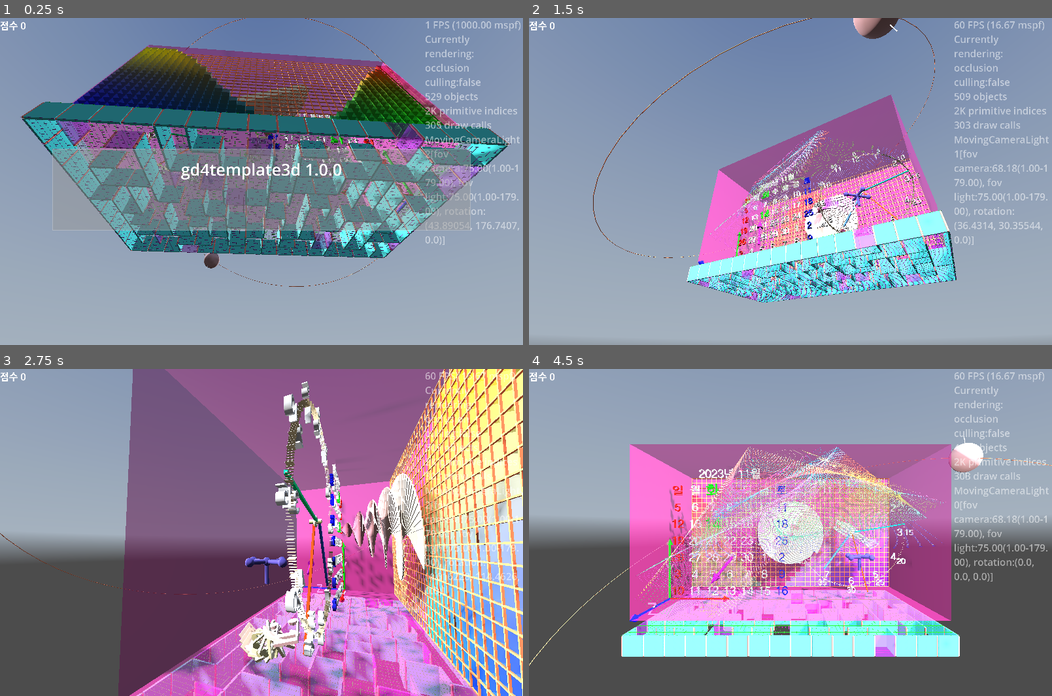
Above: before the commit, frames 1-4 (two rows, left to right).
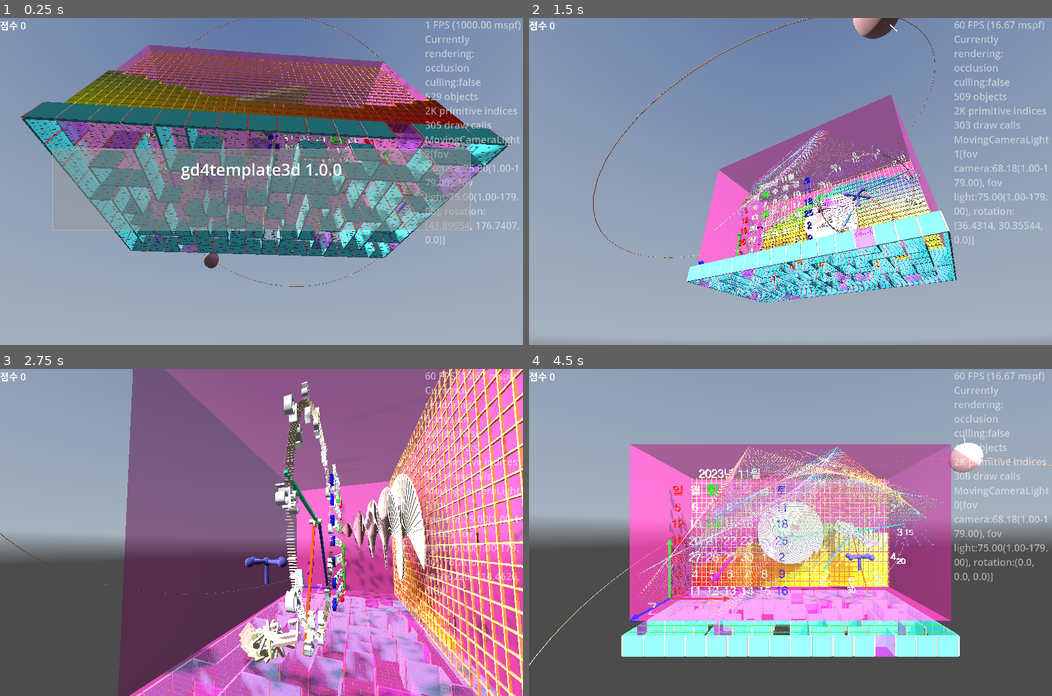
Above: after the commit, the same moments.

Repository: kasworld/gd4template3d
Game: Godot game, scene res://main.tscn
The game is run twice, just before and just after one commit, with the same random seed, the same clock (stepped at 60 frames per second) and the same inputs. A sky picture missing from this copy of the repository is replaced by a grey-blue gradient.
Inputs (mouse positions are in pixels of both pictures, inside the frame that each line leads up to):
- Up to frame 1 (0.25 s): no input
- Up to frame 2 (1.5 s): tap Enter at 0.5, 0.6 s; move the mouse to (905, 165) at 0.52 s; click (905, 165) at 0.67 s; move the mouse to (685, 197) at 1.27 s; tap Delete at 1.35 s; click (685, 197) at 1.42 s
- Up to frame 3 (2.75 s): move the mouse to (313, 460) at 2.02 s; tap Enter at 2.1 s; click (313, 460) at 2.17 s
- Up to frame 4 (4.5 s): move the mouse to (764, 597) at 2.77 s; tap Delete at 2.85, 4.35 s; click (764, 597) at 2.92 s; move the mouse to (947, 581) at 3.52 s; tap Enter at 3.6 s; click (947, 581) at 3.67 s; move the mouse to (633, 483) at 4.27 s; click (633, 483) at 4.42 s

The runs differ from the first frame. In frame 1, 7.1% of the frame differs, in the area x 12-90%, y 8-37%; in frame 2, 2.0%; in frame 3, 9.2%, in the area x 75-100%, y 0-100%; in frame 4, 3.9%.

Commit message:
add WaveGauge demo, split more demo

Diff:
--- a/main.gd
+++ b/main.gd
@@ -16,13 +16,12 @@
 		AnimationDuration)
 	start_rotate_animation($ValveHandle, Vector3.Axis.AXIS_Y, AnimationDuration)
 
+func on_viewport_size_changed():
+	pass
+
 func _ready() -> void:
 	get_viewport().size_changed.connect(on_viewport_size_changed)
-	var vp_size := get_viewport().get_visible_rect().size
-	var 짧은길이 :float = min(vp_size.x, vp_size.y)
-	$"왼쪽패널".size = Vector2(vp_size.x/2 - 짧은길이/2, vp_size.y)
-	$오른쪽패널.size = Vector2(vp_size.x/2 - 짧은길이/2, vp_size.y)
-	$오른쪽패널.position = Vector2(vp_size.x/2 + 짧은길이/2, 0)
+
 	$OmniLight3D.position = WorldSize/2 + Vector3(0,0,WorldSize.length())
 	$OmniLight3D.omni_range = WorldSize.length()*2
 	$FixedCameraLight.set_center_pos_far(
@@ -30,19 +29,11 @@
 		Vector3(WorldSize.x/2, WorldSize.y/2, WorldSize.x),
 		WorldSize.length()*2)
 
-	var msgrect := Rect2( vp_size.x * 0.1 ,vp_size.y * 0.4 , vp_size.x * 0.8 , vp_size.y * 0.25 )
-	$TimedMessage.init(80, msgrect,
-		"%s %s" % [
-			ProjectSettings.get_setting("application/config/name"),
-			ProjectSettings.get_setting("application/config/version")
-			] )
-
-	$TimedMessage.panel_hidden.connect(message_hidden)
-	$TimedMessage.show_message("",0)
-
+	ui_panel_demo()
+	timed_message_demo()
 	$AxisArrow3D.set_size(10)
-	bargauge_demo()
 	wallbox_demo()
+	wavegauge_demo()
 	maze3d_demo()
 	orbit_demo()
 	wirenet_demo()
@@ -57,36 +48,34 @@
 	main_animation.animation_ended.connect(main_animation_ended)
 	start_all_animation()
 
-var gauge_list :Array
-func bargauge_demo() -> void:
-	var gaprate := 0.1
-	var alpha := 0.9
-	for i in WorldSize.x:
-		var irate := float(i) / WorldSize.x
-		var bg :BarGauge = preload("res://bar_gauge/bar_gauge.tscn").instantiate().init(
-			WorldSize.y,
-			Vector3(1-gaprate, WorldSize.y, 1-gaprate),
-			lerp(Color.GREEN, Color.BLUE, irate),
-			lerp(Color.RED, Color.YELLOW, irate),
-			alpha, gaprate,
-			)
-		bg.position = Vector3(0.5+i, 0.5, 0.5 -WorldSize.z/2)
-		#bg.set_current_value(bg.max_value/2)
-		gauge_list.append(bg)
-		add_child(bg)
-
-func animate_gauge_rand() -> void:
-	for i in gauge_list.size()/10:
-		var bg = gauge_list.pick_random()
-		bg.inc_current_value( [-1,1].pick_random() )
-
-func animate_gauge_wave() -> void:
-	var now := Time.get_unix_time_from_system()
-	for i in WorldSize.x:
-		var bg = gauge_list[i]
-		var r := (sin( now*3 + i/WorldSize.x*2*PI ) + 1) / 2.0
-		bg.set_current_rate( r )
-		#print_debug(r)
+func ui_panel_demo() -> void:
+	var vp_size := get_viewport().get_visible_rect().size
+	var 짧은길이 :float = min(vp_size.x, vp_size.y)
+	$"왼쪽패널".size = Vector2(vp_size.x/2 - 짧은길이/2, vp_size.y)
+	$오른쪽패널.size = Vector2(vp_size.x/2 - 짧은길이/2, vp_size.y)
+	$오른쪽패널.position = Vector2(vp_size.x/2 + 짧은길이/2, 0)
+
+func timed_message_demo() -> void:
+	var vp_size := get_viewport().get_visible_rect().size
+	var msgrect := Rect2( vp_size.x * 0.1 ,vp_size.y * 0.4 , vp_size.x * 0.8 , vp_size.y * 0.25 )
+	$TimedMessage.init(80, msgrect,
+		"%s %s" % [
+			ProjectSettings.get_setting("application/config/name"),
+			ProjectSettings.get_setting("application/config/version")
+			] )
+
+	$TimedMessage.panel_hidden.connect(message_hidden)
+	$TimedMessage.show_message("",0)
+
+func message_hidden(_s :String) -> void:
+	pass
+
+
+func wavegauge_demo() -> void:
+	var wavegauge_size := WorldSize
+	wavegauge_size.z = 1
+	$WaveGauge.init(wavegauge_size, Vector3i(wavegauge_size), WaveGauge.color_list, 0.1, 1.0 )
+	$WaveGauge.position = Vector3(WorldSize.x/2, WorldSize.y/2 , -WorldSize.z/2)
 
 func wallbox_demo() -> void:
 	$WallBox.mesh.size = WorldSize #+ Vector3(1,1,5)
@@ -237,15 +226,10 @@
 	if $"오른쪽패널/LabelInfo".visible:
 		$"오른쪽패널/LabelInfo".text = "%s" % [ MovingCameraLight.GetCurrentCamera() ]
 
-func on_viewport_size_changed():
-	pass
-
-func message_hidden(_s :String) -> void:
-	pass
 
 func _process(_delta: float) -> void:
 	label_demo()
-	animate_gauge_wave()
+	$WaveGauge.animate_wave()
 	main_animation.handle_animation()
 	if $MovingCameraLightHober.is_current_camera():
 		$MovingCameraLightHober.move_hober_around_z(WorldSize/2, (WorldSize.x+WorldSize.y)/2, WorldSize.length()*0.6 )
--- a/main.tscn
+++ b/main.tscn
@@ -8,6 +8,7 @@
 [ext_resource type="PackedScene" uid="uid://c8npqlgeyy3xa" path="res://arrow3d/arrow_3d.tscn" id="6_7mycd"]
 [ext_resource type="PackedScene" uid="uid://d4kkhfcvaexg1" path="res://valve_handle/valve_handle.tscn" id="7_272bh"]
 [ext_resource type="PackedScene" uid="uid://ces3a6yv0c5fi" path="res://moving_carmera_light/moving_camera_light.tscn" id="8_5vw27"]
+[ext_resource type="PackedScene" uid="uid://dr21303f5q2mm" path="res://wave_gauge/wave_gauge.tscn" id="9_kek77"]
 
 [sub_resource type="Theme" id="Theme_h2yge"]
 default_font_size = 48
@@ -102,3 +103,5 @@
 [node name="MovingCameraLightHober" parent="." instance=ExtResource("8_5vw27")]
 
 [node name="MovingCameraLightAround" parent="." instance=ExtResource("8_5vw27")]
+
+[node name="WaveGauge" parent="." instance=ExtResource("9_kek77")]
--- a/wave_gauge/wave_gauge.gd
+++ b/wave_gauge/wave_gauge.gd
@@ -47,7 +47,7 @@
 		var irate := float(i) * len1x
 		for j in count.z:
 			var jrate := float(j) * len2z
-			var bg = gauge_list[j*count.z+i]
+			var bg = gauge_list[i*count.z+j]
 			bg.set_current_rate(
 				((sin( nowspeed1 + irate ) + 1.0) / 4.0) +
 				((cos( nowspeed2 + jrate ) + 1.0) / 4.0)
Not shown: 1 places in main.tscn that only renumber resources
